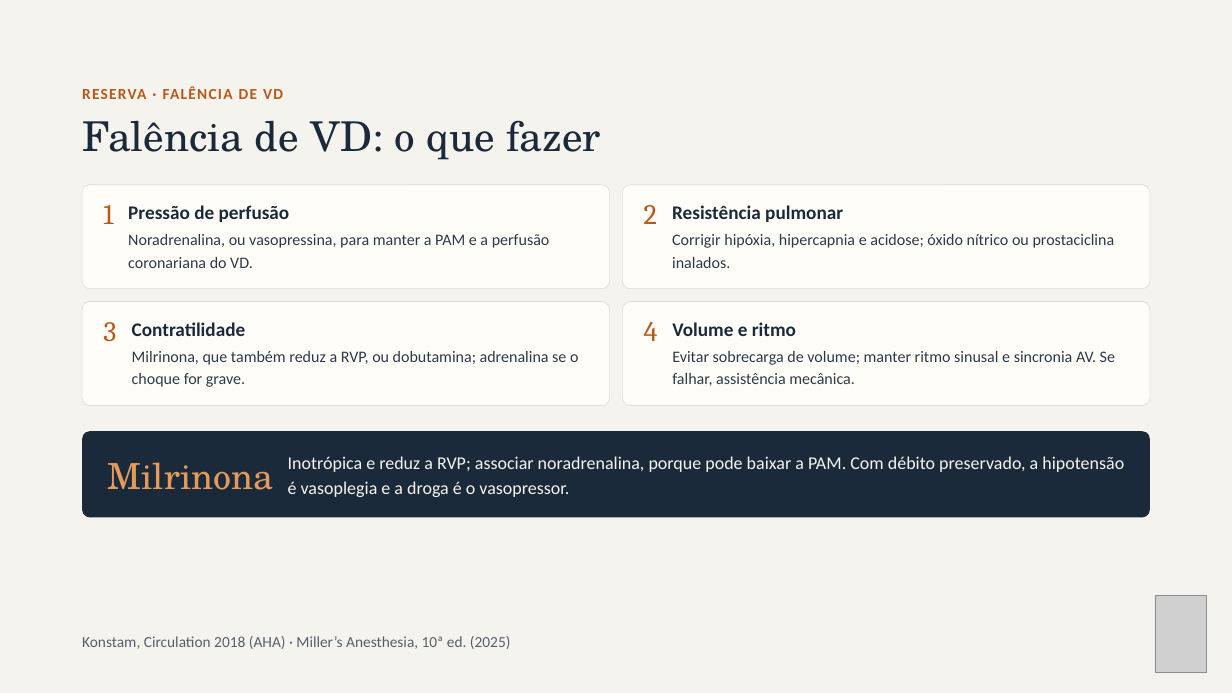
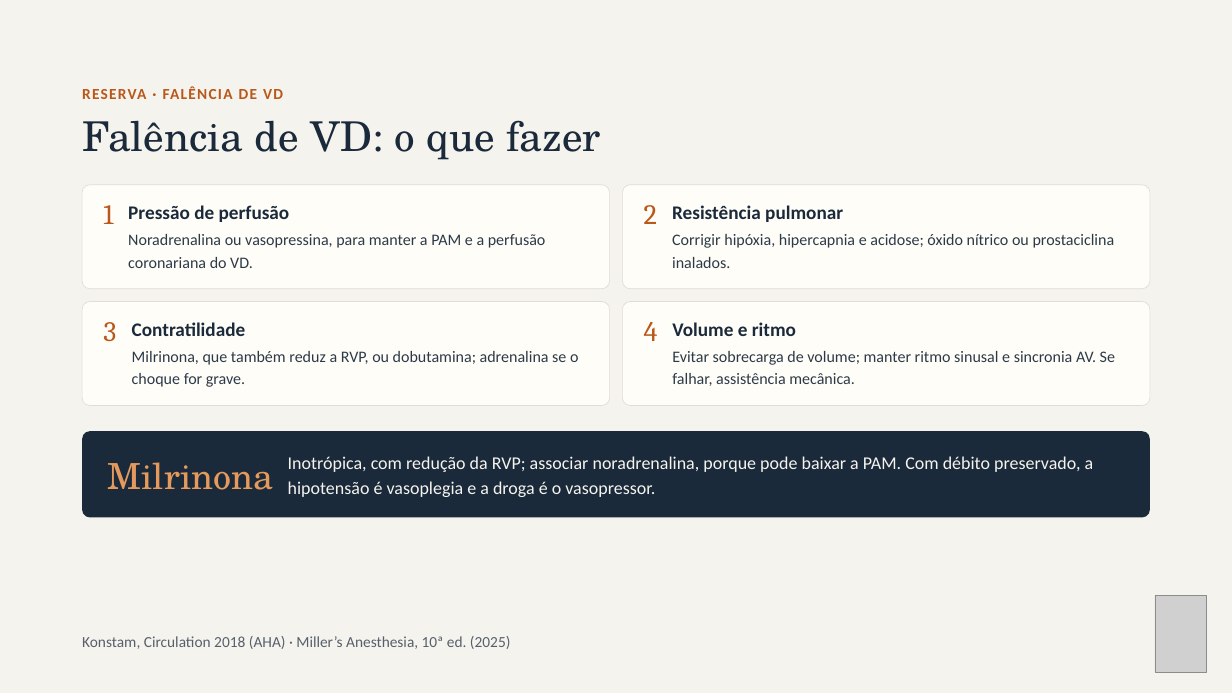
Before and after one commit to brunomoraesdubois-bit/Bruno, a slide deck: slide 31 of apresentacao/Aminas_Vasoativas.pptx. Drawn at 1232x693 pixels with LibreOffice and Linux fonts; fonts in the diff are those of the drawing; grey boxes stand for pictures. Boxes give left, top, right and bottom in pixels: in the first picture for what was removed or moved away, otherwise in the second. Text is boxed around its words. In the diff, an @@ line names an element or a change of style, - is before the commit and + after.

```diff
--- a/apresentacao/Aminas_Vasoativas.pptx
+++ b/apresentacao/Aminas_Vasoativas.pptx
@@ text at box(128, 234, 546, 268): text changed @@
-Noradrenalina, ou vasopressina, para manter a PAM e a perfusão coronariana do VD.
+Noradrenalina ou vasopressina, para manter a PAM e a perfusão coronariana do VD.
@@ text at box(288, 456, 1094, 497): text changed @@
-Inotrópica e reduz a RVP; associar noradrenalina, porque pode baixar a PAM. Com débito preservado, a hipotensão é vasoplegia e a droga é o vasopressor.
+Inotrópica, com redução da RVP; associar noradrenalina, porque pode baixar a PAM. Com débito preservado, a hipotensão é vasoplegia e a droga é o vasopressor.
```
Also in this commit, not shown: 8 other slides changed, 39 other files.
